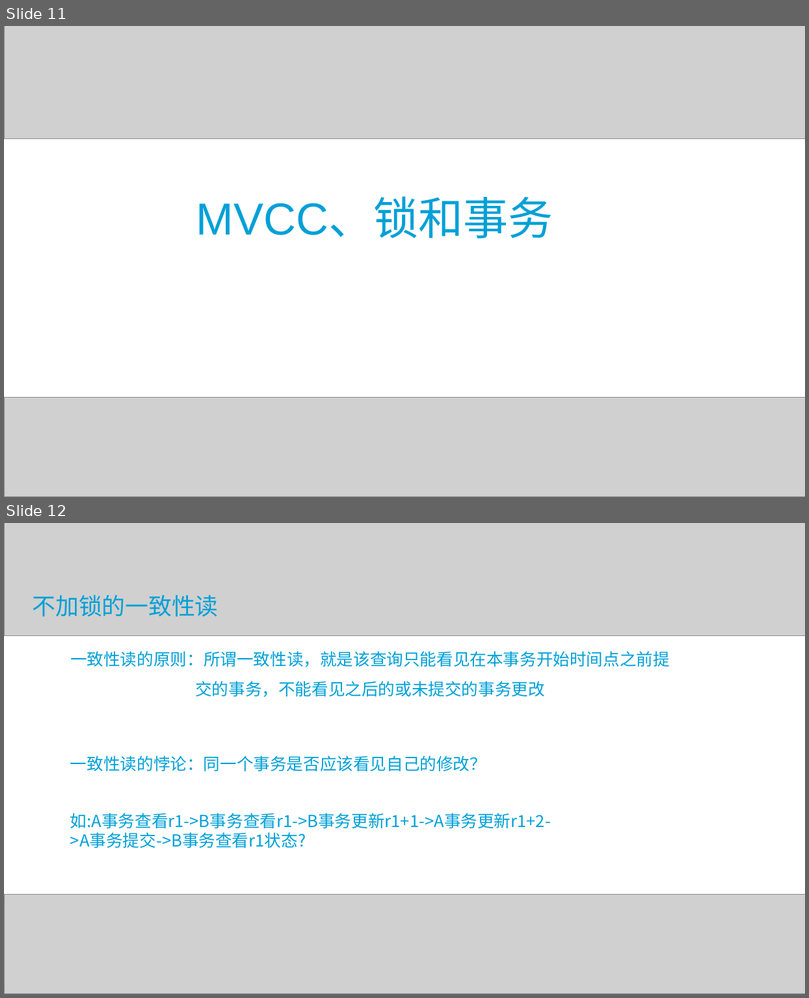
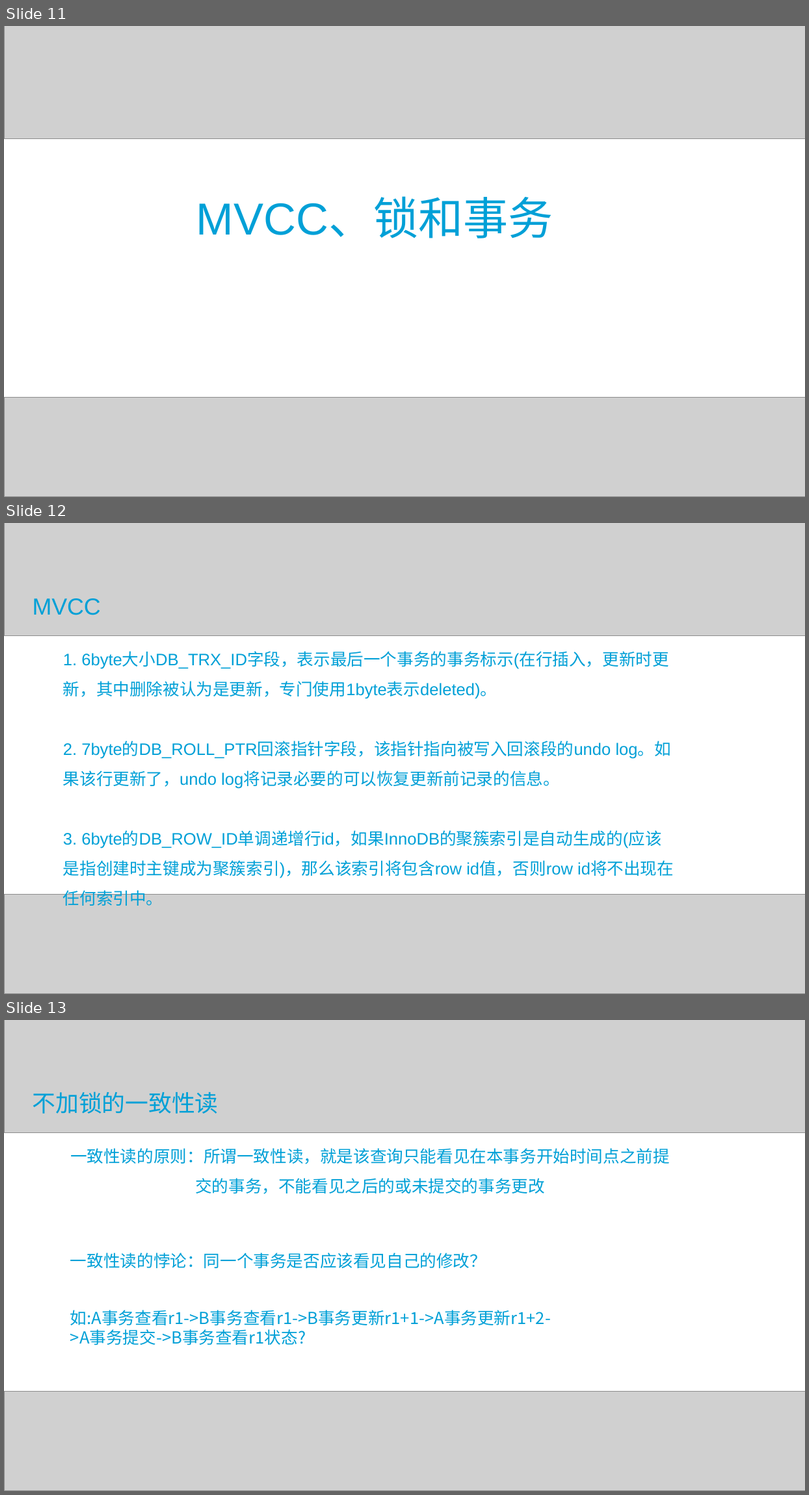
Before and after one commit to sudasu/Offer, a slide deck: lbj/MUBAN.pptx. Shown one above the other, each under a label of ours: slides 11 and 12 before the commit, slides 11, 12 and 13 after it. The pictures are 809x998 and 809x1495 pixels, drawn with LibreOffice and Linux fonts; fonts in the diff are those of the drawing; grey boxes stand for pictures. Boxes give left, top, right and bottom in pixels: in the first picture for what was removed or moved away, otherwise in the second. Text is boxed around its words. In the diff, an @@ line names an element or a change of style, - is before the commit and + after.

```diff
--- a/lbj/MUBAN.pptx
+++ b/lbj/MUBAN.pptx
@@ slide 12 added at <box>4,523,805,994</box>, background #FFFFFF @@
@@ picture added at <box>4,523,804,636</box> @@
@@ text added at <box>33,598,101,615</box>, 28 pt, text #00A0D7 @@
+MVCC
@@ text added at <box>63,652,671,906</box>, 20 pt, text #00A0D7 @@
+1. 6byte大小DB_TRX_ID字段，表示最后一个事务的事务标示(在行插入，更新时更新，其中删除被认为是更新，专门使用1byte表示deleted)。
+2. 7byte的DB_ROLL_PTR回滚指针字段，该指针指向被写入回滚段的undo log。如果该行更新了，undo log将记录必要的可以恢复更新前记录的信息。
+3. 6byte的DB_ROW_ID单调递增行id，如果InnoDB的聚簇索引是自动生成的(应该是指创建时主键成为聚簇索引)，那么该索引将包含row id值，否则row id将不出现在任何索引中。
@@ picture added at <box>4,893,805,994</box> @@
@@ what was slide 12 is now slide 13 @@
```
Also in this commit, not shown: 1 slide changed, 1 other slide added, 1 other file.
